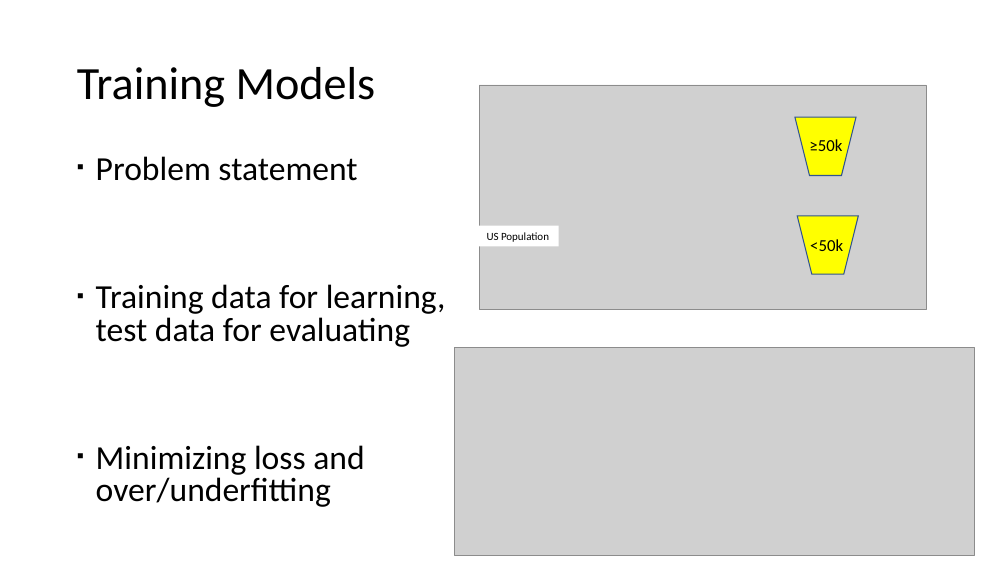
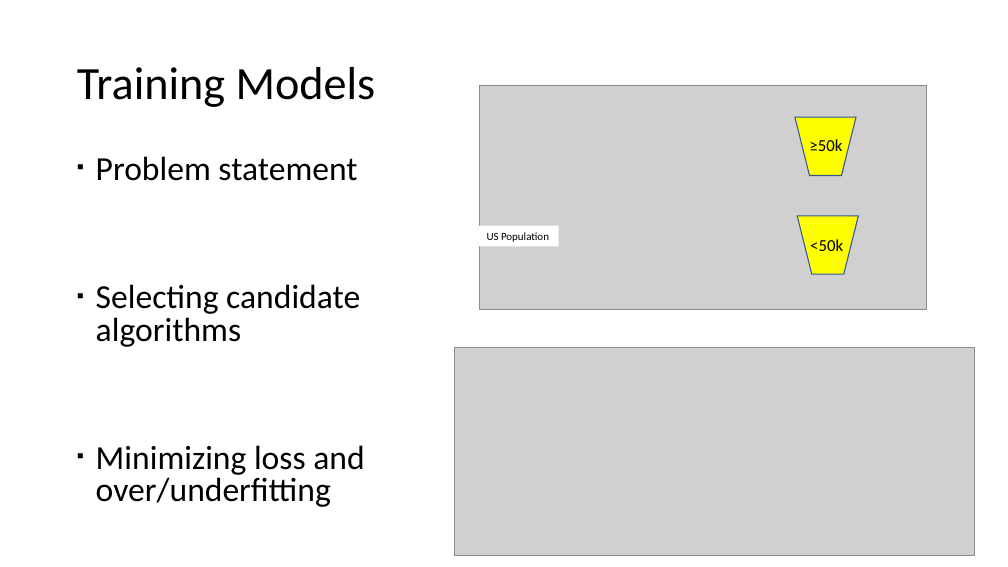
Before and after one commit to andy-j-block/census_income_predictions, a slide deck: slide 12 of slide_deck.pptx. Drawn at 1008x567 pixels with LibreOffice and Linux fonts; fonts in the diff are those of the drawing; grey boxes stand for pictures. Boxes give left, top, right and bottom in pixels: in the first picture for what was removed or moved away, otherwise in the second. Text is boxed around its words. In the diff, an @@ line names an element or a change of style, - is before the commit and + after.

```diff
--- a/slide_deck.pptx
+++ b/slide_deck.pptx
@@ text at [96,284,360,347]: text changed @@
-▪ Training data for learning, test data for evaluating
+▪ Selecting candidate algorithms
```
Also in this commit, not shown: 2 other slides changed, 1 slide added, 1 slide removed, 1 other file.
